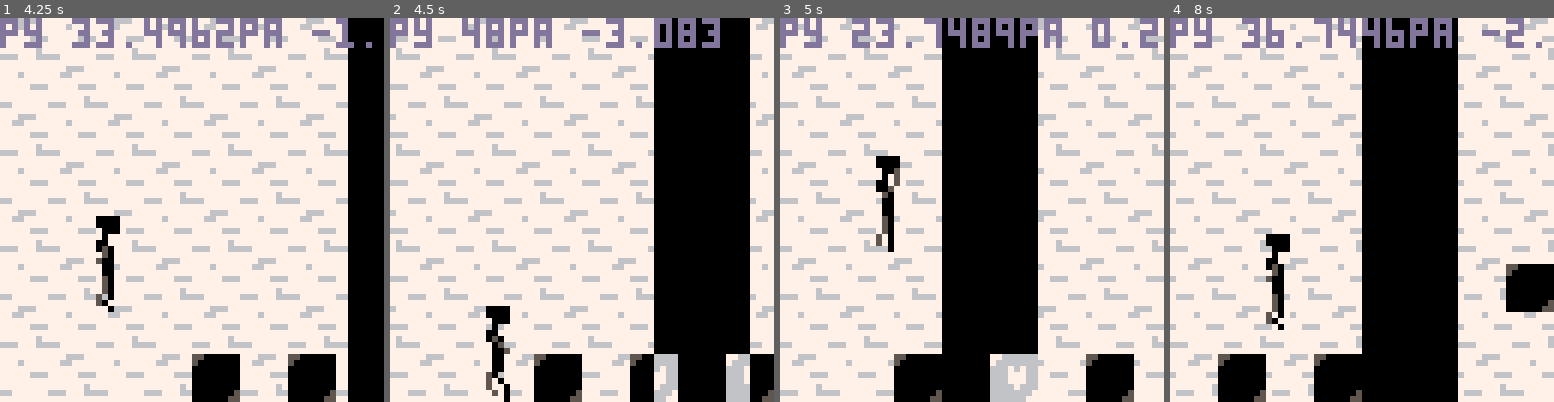
Above: before the commit, frames 1-4 (left to right).
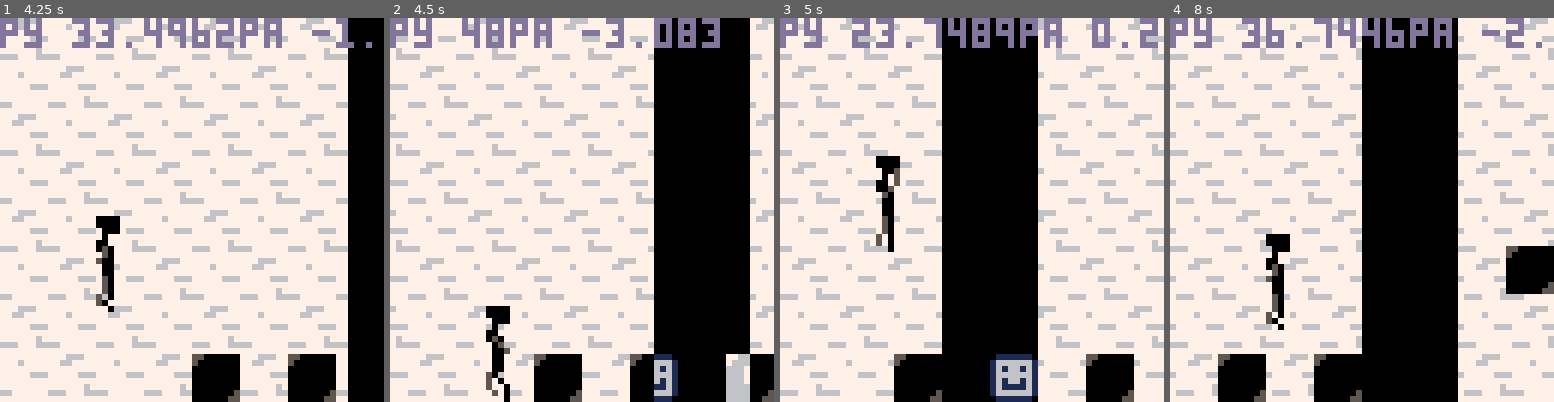
Above: after the commit, the same moments.

Repository: arcanasphere/pico-8-projects
Game: PICO-8 cartridge blackwhite/bwrun.p8
The game is run twice, just before and just after one commit, with the same random seed, the same clock (stepped at 60 frames per second) and the same inputs.
Inputs:
- Up to frame 1 (4.25 s): tap O (Z key) at 0.7, 1.7, 2.1, 2.5, 2.9, 3.3, 3.7, 4.1 s; hold Right 1.6-2.1 s; hold Right 2.47-3.03 s; hold Left 3.08-3.58 s; hold Right from 4.02 s (still down)
- Up to frame 2 (4.5 s): keep holding Right
- Up to frame 3 (5 s): tap O (Z key) at 4.5, 4.9 s; release Right at 4.68 s
- Up to frame 4 (8 s): hold Left 5.08-5.68 s; tap O (Z key) every 0.4 s from 5.3 to 7.7 s; hold Right 6.08-6.58 s; hold Right 6.63-7.13 s; hold Right from 7.5 s (still down)

Frame 1 is identical in both runs. In frame 2, 0.5% of the frame differs, in the area x 68-75%, y 87-100%; in frame 3, 1.0%; in frame 4, 1.3%, in the area x 87-100%, y 59-77%.

Commit message:
Add files via upload

Diff:
--- a/blackwhite/bwrun.lua
+++ b/blackwhite/bwrun.lua
@@ -81,7 +81,6 @@
     shadow.x += shadow_move
   end
   player.frame += 1
-  just_jumped = true
 end
 
 function player_walksprite()
@@ -137,6 +136,7 @@
  shadow.end_x = -24
  shadow.x = shadow.start_x
  shadow.speed = 24/30
+ shadow.width = 16
 end
 
 
@@ -190,7 +190,11 @@
 end
 
 
-
+function create_smile_block(x,y)
+  local new_block = blockcount +1  ---- keep a permanent record of which block we're about to make.  Then gameblock will make most of it.
+  create_gameblock(x,y)
+  blocks[new_block].sprite = 1
+end
 
 
 
@@ -271,6 +275,7 @@
    player.arc = 0
    player.y = blocks[standing_on].y - 16
    debugmsg = "by " .. blocks[standing_on].y .. " py " .. player.y
+   player_walksprite()
  else debugmsg = "py " .. player.y .. "pa " .. player.arc
  end
 end
@@ -293,10 +298,11 @@
  cls()
  init_world()
  create_gameblock(48,56)
- create_gameblock(64,56)
+ create_smile_block(64,56)
  create_gameblock(80,56)
 
- create_gameblock(112,41)
+ create_gameblock(112,38)
+ create_smile_block(120,38)
 end
 
 function _update()
--- a/blackwhite/bwrun.p8
+++ b/blackwhite/bwrun.p8
@@ -84,7 +84,6 @@
     shadow.x += shadow_move
   end
   player.frame += 1
-  just_jumped = true
 end
 
 function player_walksprite()
@@ -140,6 +139,7 @@
  shadow.end_x = -24
  shadow.x = shadow.start_x
  shadow.speed = 24/30
+ shadow.width = 16
 end
 
 
@@ -193,7 +193,11 @@
 end
 
 
-
+function create_smile_block(x,y)
+  local new_block = blockcount +1  ---- keep a permanent record of which block we're about to make.  then gameblock will make most of it.
+  create_gameblock(x,y)
+  blocks[new_block].sprite = 1
+end
 
 
 
@@ -274,6 +278,7 @@
    player.arc = 0
    player.y = blocks[standing_on].y - 16
    debugmsg = "by " .. blocks[standing_on].y .. " py " .. player.y
+   player_walksprite()
  else debugmsg = "py " .. player.y .. "pa " .. player.arc
  end
 end
@@ -296,10 +301,11 @@
  cls()
  init_world()
  create_gameblock(48,56)
- create_gameblock(64,56)
+ create_smile_block(64,56)
  create_gameblock(80,56)
 
- create_gameblock(112,41)
+ create_gameblock(112,38)
+ create_smile_block(120,38)
 end
 
 function _update()
@@ -340,9 +346,9 @@
 00000000000000004777444447774444477744444776444447774444000000000000000000000000000000000000000000000000000000000000000000000000
 00000000000000004744444447444444474444444746444447444444000000000000000000000000000000000000000000000000000000000000000000000000
 00000000000000007744444477444444774444447746444477444444000000000000000000000000000000000000000000000000000000000000000000000000
-00000000000000007604444476744444767444447764444476744444000000000000000000000000000000000000000000000000000000000000000000000000
-00000000000000054604444447644444677444444674444446744444000000000000000000000000000000000000000000000000000000000000000000000000
-00000000000000554604444447764444677444444774444467744444000000000000000000000000000000000000000000000000000000000000000000000000
+00000000000000007674444476744444767444447764444476744444000000000000000000000000000000000000000000000000000000000000000000000000
+00000000000000054674444447644444677444444674444446744444000000000000000000000000000000000000000000000000000000000000000000000000
+00000000000000554674444447764444677444444774444467744444000000000000000000000000000000000000000000000000000000000000000000000000
 00000000776666664764444447744444467444444774444447744444000000000000000000000000000000000000000000000000000000000000000000000000
 00000000766666664774444447744444477444444774444447744444000000000000000000000000000000000000000000000000000000000000000000000000
 00000000666767664744444447744444474444444674444446744444000000000000000000000000000000000000000000000000000000000000000000000000
